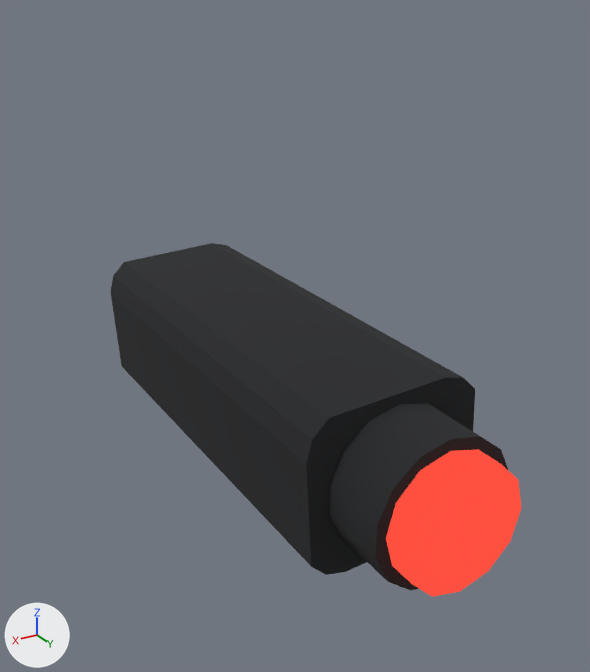
The glTF model assets/models/attachment_marksman_laser.glb: old version first, new version second.
Rendered twice from a 50 mm lens placed at (0.0468, 0.3855, -0.0125), pointed at (-0.0049, 0.2994, -0.0556). The lights are fixed; the arrows at lower left show +X, +Y and +Z. The older version comes first. Vertices at exactly the same position are counted once.

Objects in the first picture: 'attachment_marksman_laser__marksman_laser__marksman_laser__body', 'attachment_marksman_laser__marksman_laser__marksman_laser__emitter'.
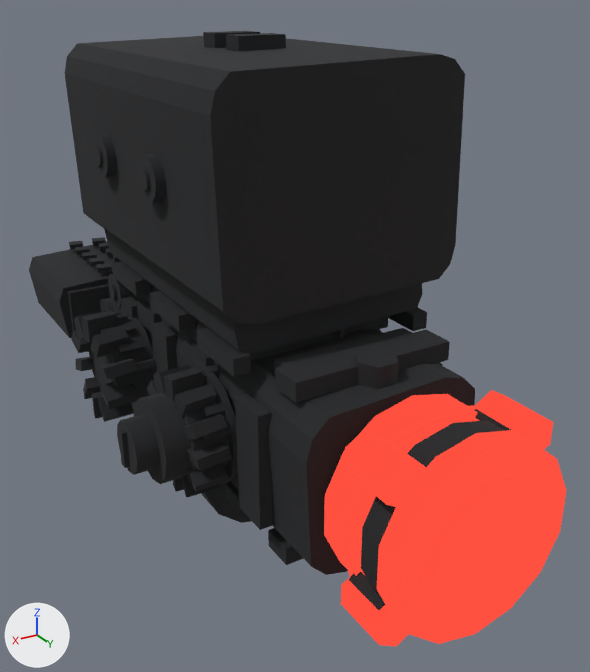
Where the change shows, as pixel boxes [x1, y1, x2, y2] in the pictures (590 x 672 px):
```json
{"object": "attachment_marksman_laser__marksman_laser__marksman_laser__body", "change": "reshaped", "before": [110, 243, 508, 590], "after": [29, 31, 511, 610]}
{"object": "attachment_marksman_laser__marksman_laser__marksman_laser__emitter", "change": "reshaped", "before": [386, 449, 521, 597], "after": [324, 390, 566, 646], "on screen": "79% wider, 72% taller"}
{"part": 1, "of": "me_geometry_240_ds_wblack", "change": "added", "after": [132, 402, 251, 523], "on screen": "mostly hidden"}
{"part": 2, "of": "me_geometry_240_ds_wblack", "change": "added", "after": [274, 328, 412, 375], "on screen": "black"}
{"part": 3, "of": "me_geometry_240_ds_wblack", "change": "added", "after": [117, 314, 128, 324]}
{"part": 4, "of": "me_geometry_240_ds_wblack", "change": "added", "after": [29, 31, 511, 610], "on screen": "black"}
{"part": 5, "of": "me_geometry_241_ds_wreticle", "change": "added", "after": [427, 480, 545, 615]}
{"part": 6, "of": "me_geometry_241_ds_wreticle", "change": "added", "after": [324, 390, 566, 646]}
```

Scene script edits in JSON lines:
```json
{"block": "me_geometry_240_ds_wblack", "where": "# used by ob_attachment_marksman_laser__marksman_laser__marksman_laser__body; location = (0.0, 0.0, 0.0)"}
{"op": "remove", "block": "me_geometry_240_ds_wblack", "code": "me_geometry_240_ds_wblack.from_pydata(...)  # 90 vertices, 168 faces; spans x -0.011..0.011, y 0.272..0.336, z -0.07..-0.05"}
{"op": "add", "block": "me_geometry_240_ds_wblack", "code": "me_geometry_240_ds_wblack.from_pydata(...)  # 3374 vertices, 5772 faces; spans x -0.0277..0.0228, y 0.2482..0.34, z -0.0828..-0.0177"}
{"block": "me_geometry_240_ds_wblack", "change": "me_geometry_240_ds_wblack part 1: the loose piece of 42 vertices spanning x -0.0083..0.0083, y 0.328..0.336, z -0.0685..-0.0515 is copied, and the copy is scaled about its middle by (1.15, -3.75, -1.15), then moved by (0.0, -0.047, -0.013); it spans x -0.0096..0.0096, y 0.27..0.3, z -0.0828..-0.0632"}
{"block": "me_geometry_240_ds_wblack", "change": "me_geometry_240_ds_wblack part 2: a new loose piece, a box spanning x -0.0085..0.0085, y 0.3175..0.3225, z -0.0505..-0.0487, in mat_ds_wblack (black #222326)"}
{"block": "me_geometry_240_ds_wblack", "change": "me_geometry_240_ds_wblack part 3: a new loose piece, a box spanning x 0.0135..0.0165, y 0.28555..0.28645, z -0.0558..-0.0534, in mat_ds_wblack (black #222326)"}
{"block": "me_geometry_240_ds_wblack", "change": "me_geometry_240_ds_wblack part 4: 3152 vertices added at x -0.0277..0.0228, y 0.2482..0.34, z -0.0762..-0.0177"}
{"block": "me_geometry_240_ds_wblack", "change": "other edits to the shape of me_geometry_240_ds_wblack do not show in these pictures"}
{"block": "me_geometry_241_ds_wreticle", "where": "# used by ob_attachment_marksman_laser__marksman_laser__marksman_laser__emitter; location = (0.0, 0.0, 0.0)"}
{"op": "remove", "block": "me_geometry_241_ds_wreticle", "code": "me_geometry_241_ds_wreticle.from_pydata(...)  # 36 vertices, 68 faces; spans x -0.0072..0.0072, y 0.336..0.339, z -0.0672..-0.0528"}
{"op": "add", "block": "me_geometry_241_ds_wreticle", "code": "me_geometry_241_ds_wreticle.from_pydata(...)  # 530 vertices, 968 faces; spans x -0.01033..0.01033, y 0.33..0.3425, z -0.0706..-0.0494"}
{"block": "me_geometry_241_ds_wreticle", "change": "me_geometry_241_ds_wreticle part 5: the loose piece of 36 vertices spanning x -0.0072..0.0072, y 0.336..0.339, z -0.0672..-0.0528 is copied, and the copy is scaled about its middle by (0.944, 0.333, 0.944), then moved by (0.0, 0.0045, 0.0); it spans x -0.0068..0.0068, y 0.3415..0.3425, z -0.0668..-0.0532"}
{"block": "me_geometry_241_ds_wreticle", "change": "me_geometry_241_ds_wreticle part 6: 270 vertices added at x -0.01033..0.01033, y 0.33..0.3415, z -0.0706..-0.0494"}
{"block": "me_geometry_241_ds_wreticle", "change": "other edits to the shape of me_geometry_241_ds_wreticle do not show in these pictures"}
```
